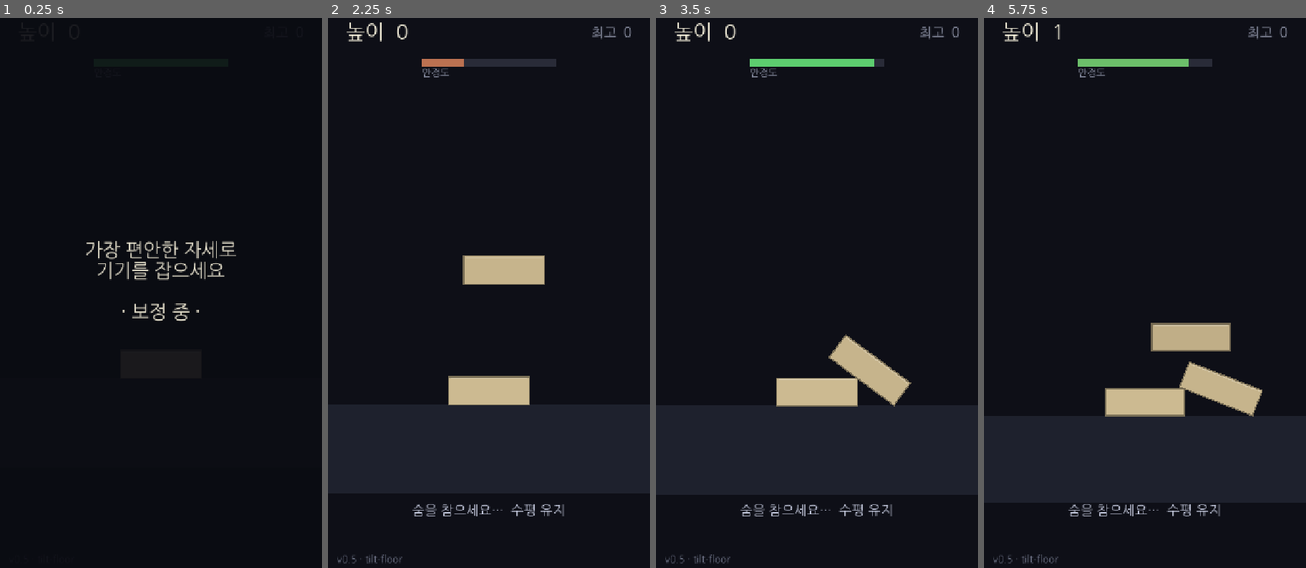
Above: before the commit, frames 1-4 (left to right).
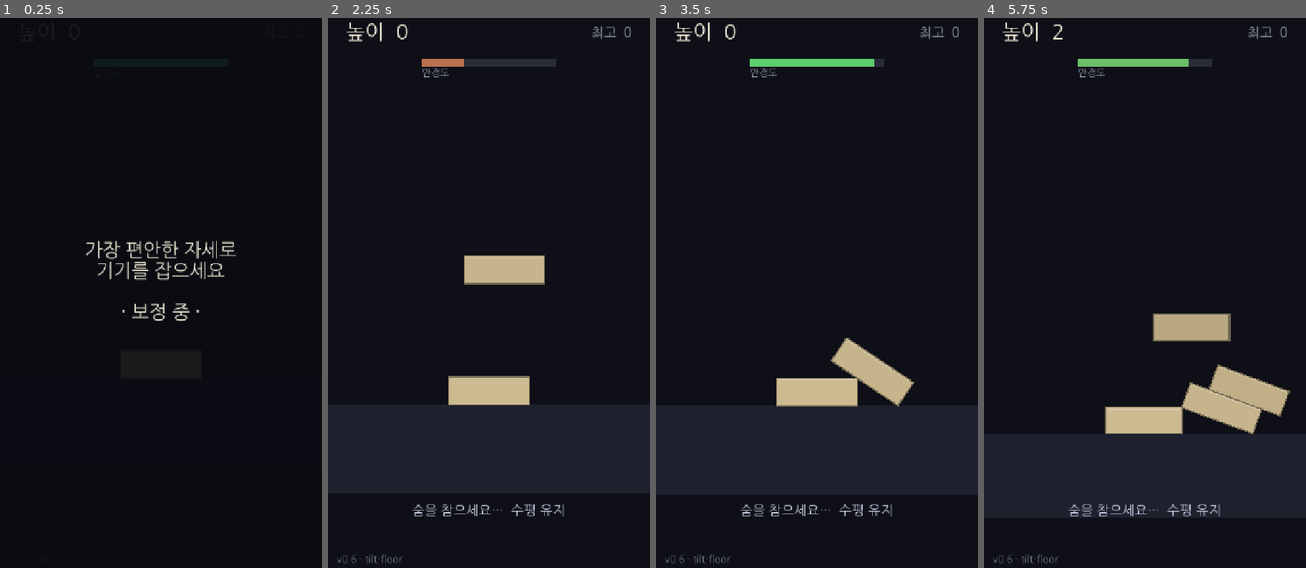
Above: after the commit, the same moments.

Repository: jungrok5/babel-tower
Game: Godot game, scene res://scenes/Main.tscn
Two runs of this game, one before a commit and one after it. Both use one fixed random seed, a clock stepped at 60 frames per second and the inputs below.
Inputs (mouse positions are in pixels of both pictures, inside the frame that each line leads up to):
- Up to frame 1 (0.25 s): no input
- Up to frame 2 (2.25 s): tap Enter at 0.5 s; move the mouse to (559, 260) at 0.52 s; click (559, 260) at 0.67 s; tap Space at 0.77, 1.25, 1.52 s; move the mouse to (424, 315) at 1.27 s; click (424, 315) at 1.42 s; move the mouse to (521, 161) at 2.02 s; click (521, 161) at 2.17 s
- Up to frame 3 (3.5 s): move the mouse to (800, 403) at 2.77 s; click (800, 403) at 2.92 s; tap Space at 3.02 s
- Up to frame 4 (5.75 s): move the mouse to (1241, 375) at 3.52 s; click (1241, 375) at 3.67 s; tap Space at 3.77, 4.52 s; move the mouse to (1048, 205) at 4.27 s; click (1048, 205) at 4.42 s; move the mouse to (1161, 287) at 5.02 s; click (1161, 287) at 5.17 s

The runs differ from the first frame. In frame 2, less than 0.1% of the frame differs, in the area x 7-68%, y 43-99%; in frame 3, 0.3%; in frame 4, 4.9%, in the area x 7-96%, y 1-99%.

Commit message:
fix: tower now actually leans on tilt — blocks were falling asleep
증상: 안정도 바는 기울기에 반응하는데(센서 정상) 탑은 안 쏠림.
원인: 안착한 RigidBody2D 블록이 sleep 상태로 들어가, 이후 중력 방향을
바꿔도 깨어나지 않아 얼어붙음.

수정: 블록 gravity_scale=0 + can_sleep=false 로 두고, main이 매 프레임
'기울인 방향'의 중력을 모든 블록에 코히런트하게 직접 적용. 항상 깨어있어
기울기에 즉시 반응하고, 같은 방향 힘이라 덜덜거림도 없다. Area2D 방식 제거.

Co-Authored-By: Claude Opus 4.8 <noreply@anthropic.com>
Claude-Session: https://claude.ai/code/session_01Jx8xk1vyhwdsC6SaQay3dQ

Diff:
--- a/scripts/block.gd
+++ b/scripts/block.gd
@@ -27,6 +27,10 @@
 	physics_material_override = mat
 
 	mass = 2.0
+	# 중력은 main이 매 프레임 '기울인 방향'으로 직접 넣는다(gravity_scale=0).
+	# 이렇게 하면 블록이 잠들지 않고 기울기에 계속 반응한다.
+	gravity_scale = 0.0
+	can_sleep = false
 	# 빠르게 떨어질 때 벽돌이 서로를 뚫고 지나가는 것 방지
 	continuous_cd = RigidBody2D.CCD_MODE_CAST_SHAPE
 	queue_redraw()
--- a/scripts/main.gd
+++ b/scripts/main.gd
@@ -7,7 +7,7 @@
 enum State { CALIB, READY, DROPPING, OVER }
 
 ## 화면에 표시되는 빌드 버전 — 캐시된 옛 빌드인지 확인용. 변경 시마다 올린다.
-const GAME_VERSION := "v0.5 · tilt-floor"
+const GAME_VERSION := "v0.6 · tilt-floor"
 
 const BASE_X := 360.0
 const GROUND_TOP_Y := 1050.0
@@ -16,6 +16,7 @@
 const TIP_ANGLE := 0.75             # 이 각도 이상 기울면 붕괴 (라디안)
 const COLLAPSE_FALL := 170.0        # 바닥 아래로 이만큼 떨어지면 붕괴
 const MAX_FLOOR_TILT := 0.7         # 기기를 최대로 기울였을 때 '바닥'이 기우는 각도(라디안)
+const GRAVITY_MAG := 1100.0         # 중력 크기 (블록에 직접 적용)
 
 var state: int = State.CALIB
 var score: int = 0
@@ -25,7 +26,6 @@
 var calib_timer: float = 0.0
 var go_shake: float = 0.0           # 붕괴 순간의 카메라 흔들림 버스트
 var web_permission_asked := false
-var gravity_area: Area2D            # 이 영역의 중력 방향을 기기 기울기로 회전시킨다
 
 var cam: Camera2D
 var ui: CanvasLayer
@@ -49,33 +49,17 @@
 	_begin_calibration()
 
 
-## 기기 기울기(sway)에 따라 물리 세계의 '아래' 방향을 회전시킨다.
-## = 쟁반을 기울이는 것과 동일. 힘을 주입하지 않으므로 덜덜거림이 없다.
-func _set_floor_tilt(tilt: float) -> void:
-	if not is_instance_valid(gravity_area):
-		return
-	var theta := clampf(tilt, -1.0, 1.0) * MAX_FLOOR_TILT
-	gravity_area.gravity_direction = Vector2(sin(theta), cos(theta))  # (0,1) = 화면 아래
+## 현재 상태에 맞는 '아래' 방향. 플레이 중엔 기기 기울기만큼 회전한다.
+func _gravity_dir() -> Vector2:
+	if state == State.READY or state == State.DROPPING:
+		var theta := clampf(Motion.get_sway(), -1.0, 1.0) * MAX_FLOOR_TILT
+		return Vector2(sin(theta), cos(theta))  # (0,1) = 화면 아래
+	return Vector2(0, 1)  # 보정/게임오버: 수평(잔해는 똑바로 낙하)
 
 
 # ---------------------------------------------------------------- 월드 구성
 
 func _build_world() -> void:
-	# 중력 영역 — 기울기에 따라 '아래' 방향을 회전시킨다 (쟁반 기울이기)
-	gravity_area = Area2D.new()
-	gravity_area.gravity_space_override = Area2D.SPACE_OVERRIDE_REPLACE
-	gravity_area.gravity_point = false
-	gravity_area.gravity = 1100.0
-	gravity_area.gravity_direction = Vector2(0, 1)
-	gravity_area.priority = 10
-	var acs := CollisionShape2D.new()
-	var arect := RectangleShape2D.new()
-	arect.size = Vector2(12000, 12000)   # 플레이 영역 전체를 덮는다
-	acs.shape = arect
-	gravity_area.add_child(acs)
-	gravity_area.position = Vector2(BASE_X, -2000.0)
-	add_child(gravity_area)
-
 	# 바닥
 	var ground := StaticBody2D.new()
 	ground.position = Vector2(BASE_X, GROUND_TOP_Y + 100.0)
@@ -173,7 +157,6 @@
 	state = State.OVER
 	current = null
 	go_shake = 26.0
-	_set_floor_tilt(0.0)                # 잔해는 똑바로 떨어지게 바닥을 수평으로
 	Input.vibrate_handheld(400)         # 붕괴의 햅틱
 	Graveyard.add_record(score)
 	_show_game_over()
@@ -186,7 +169,6 @@
 	blocks.clear()
 	current = null
 	score = 0
-	_set_floor_tilt(0.0)
 	cam.offset = Vector2.ZERO
 	cam.zoom = Vector2.ONE
 	cam.position = Vector2(BASE_X, GROUND_TOP_Y - 200.0)
@@ -223,12 +205,16 @@
 # ---------------------------------------------------------------- 물리
 
 func _physics_process(delta: float) -> void:
+	# 중력은 모든 상태에서 블록에 직접 넣는다(gravity_scale=0이므로).
+	# 플레이 중엔 기기 기울기만큼 '아래'가 회전 → 탑이 낮은 쪽으로 쏠린다.
+	# 코히런트한 힘이라 덜덜거림이 없고, 매 프레임 받으므로 블록이 잠들지 않는다.
+	var gdir := _gravity_dir()
+	for b in blocks:
+		if is_instance_valid(b):
+			b.apply_central_force(gdir * GRAVITY_MAG * b.mass)
+
 	if state == State.CALIB or state == State.OVER:
 		return
-
-	# 기기를 기울이면 '바닥의 수평'이 그만큼 기운다 → 탑이 낮은 쪽으로 쏠린다.
-	# (블록마다 힘을 넣지 않으므로 덜덜거림이 없고, 실제 쟁반처럼 자연스럽게 기운다)
-	_set_floor_tilt(Motion.get_sway())
 
 	# 떨어지는 벽돌이 안정되면 다음 차례로
 	if state == State.DROPPING and is_instance_valid(current):
